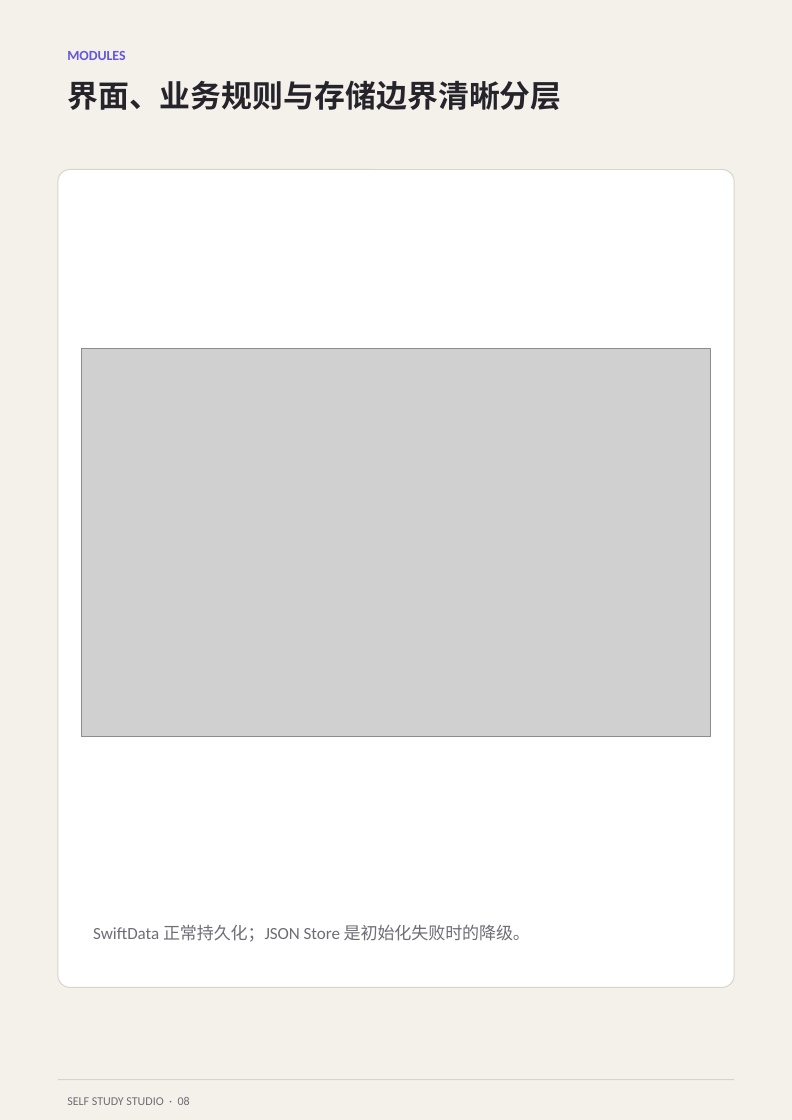
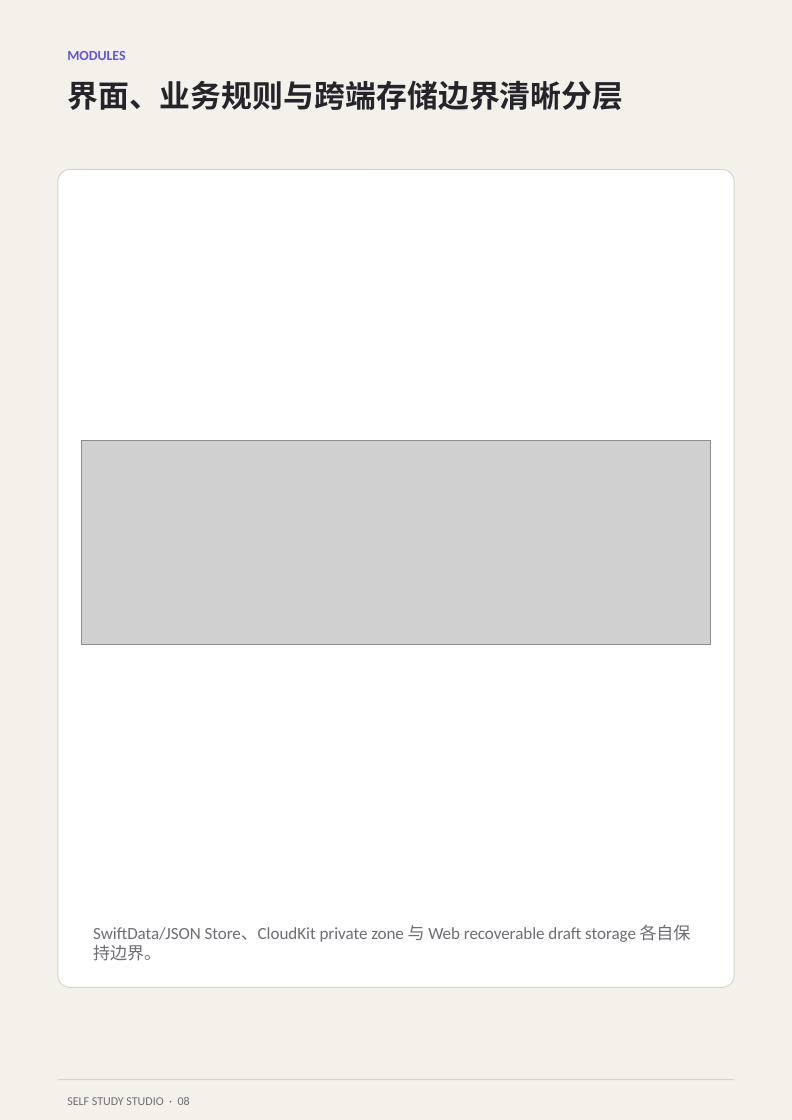
Before and after one commit to Panhe-C/self-study-studio, a slide deck: slide 8 of docs/product-guide/self-study-studio-product-guide-a4.pptx. Drawn at 792x1120 pixels with LibreOffice and Linux fonts; fonts in the diff are those of the drawing; grey boxes stand for pictures. Boxes give left, top, right and bottom in pixels: in the first picture for what was removed or moved away, otherwise in the second. Text is boxed around its words. In the diff, an @@ line names an element or a change of style, - is before the commit and + after.

```diff
--- a/docs/product-guide/self-study-studio-product-guide-a4.pptx
+++ b/docs/product-guide/self-study-studio-product-guide-a4.pptx
@@ text at box(67, 80, 623, 110): text changed @@
-界面、业务规则与存储边界清晰分层
+界面、业务规则与跨端存储边界清晰分层
@@ picture: place and size @@
-picture at box(81, 349, 710, 737)
+picture at box(81, 441, 710, 645)
@@ text at box(93, 925, 691, 961): text changed @@
-SwiftData 正常持久化；JSON Store 是初始化失败时的降级。
+SwiftData/JSON Store、CloudKit private zone 与 Web recoverable draft storage 各自保持边界。
```
Also in this commit, not shown: 15 other slides changed, 40 other files.
